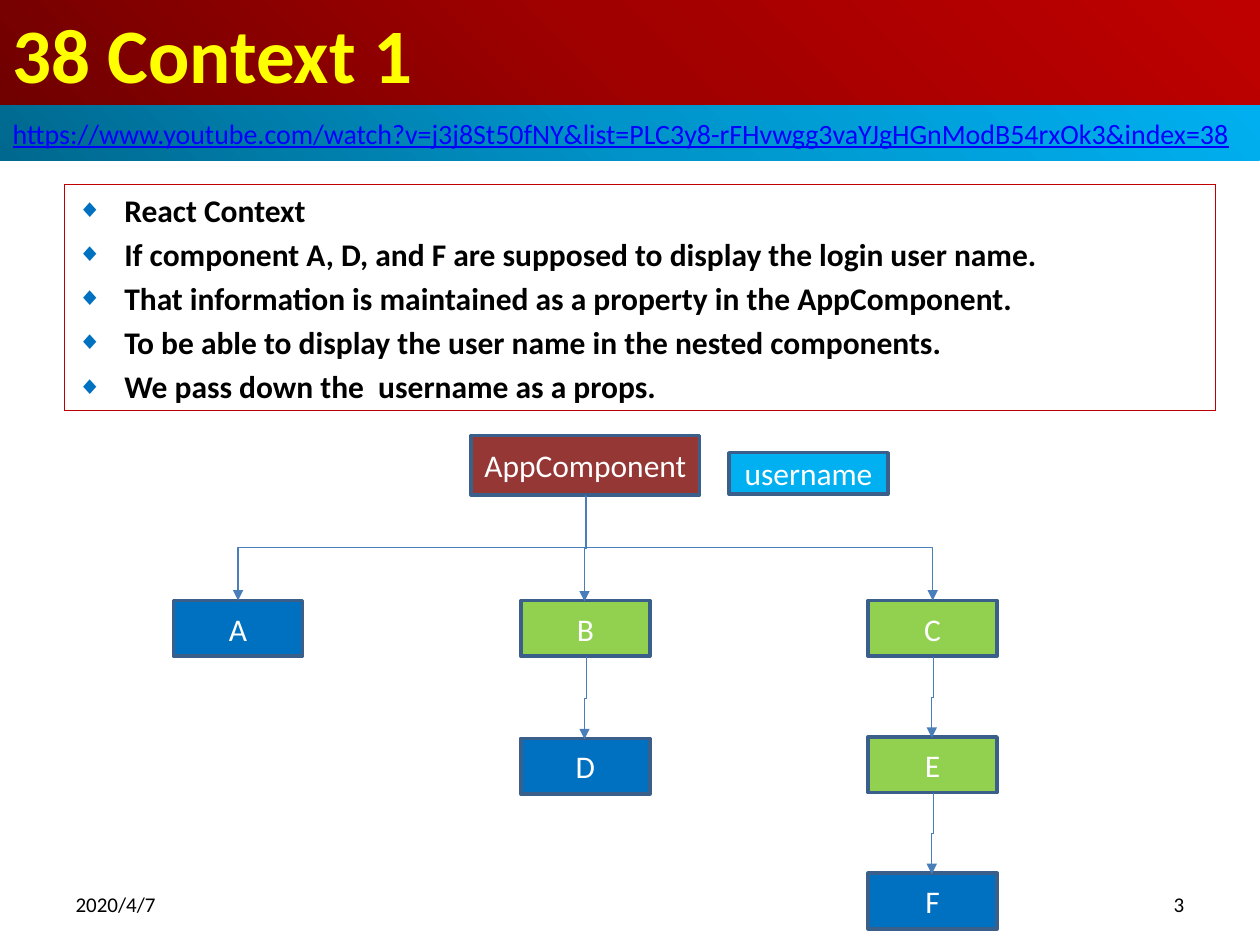
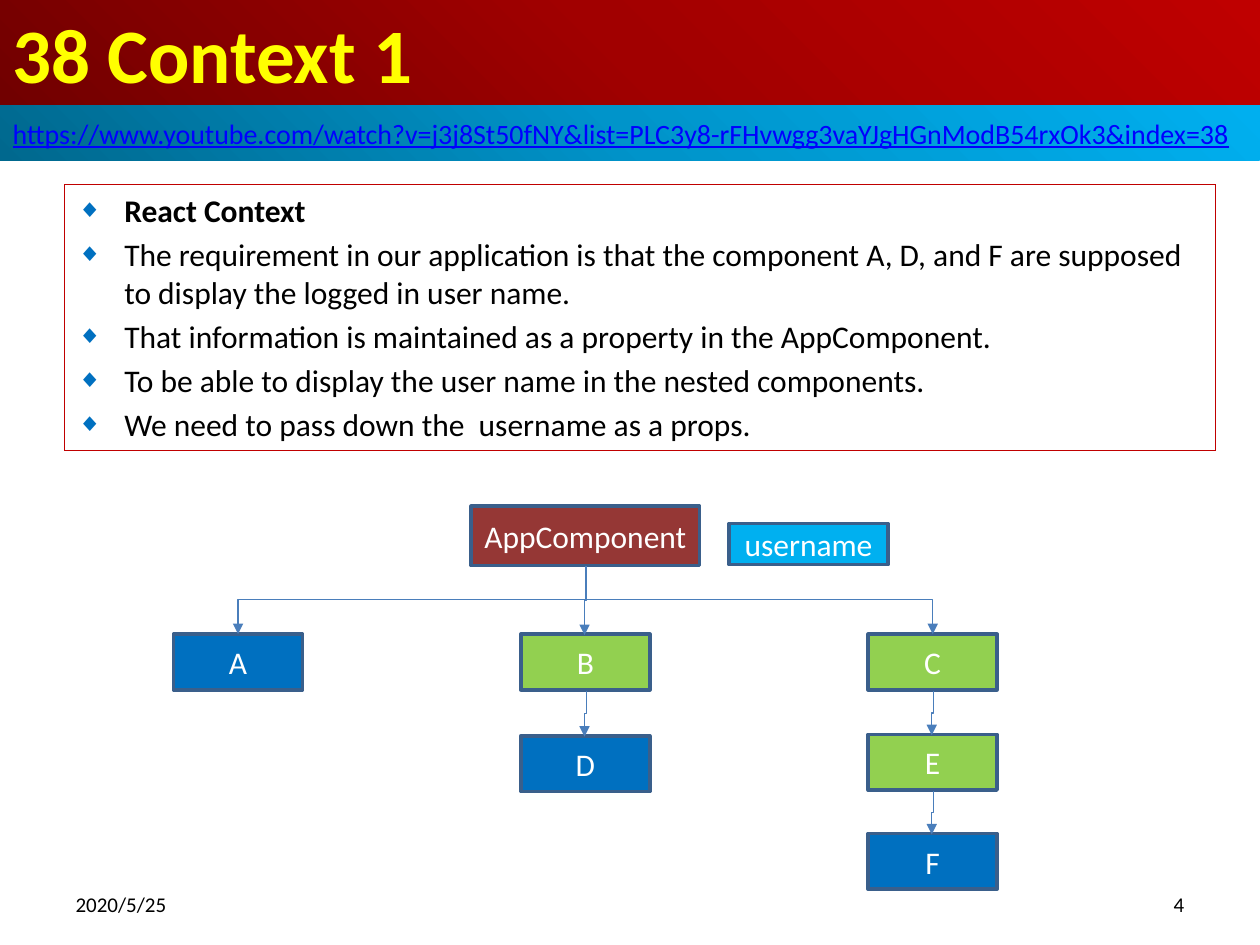
Before and after one commit to peterhchen/800-React-Hook, a slide deck: slide 4 of 38_Context1.pptx (slide 3 before the commit). Drawn at 1260x945 pixels with LibreOffice and Linux fonts; fonts in the diff are those of the drawing. Boxes give left, top, right and bottom in pixels: in the first picture for what was removed or moved away, otherwise in the second. Text is boxed around its words. In the diff, an @@ line names an element or a change of style, - is before the commit and + after.

Commit message:
WHy we need the context?

```diff
--- a/38_Context1.pptx
+++ b/38_Context1.pptx
@@ subtitle "React Context": place and size @@
-subtitle "React Context" at (64, 185, 1215, 411)
+subtitle "React Context" at (64, 185, 1215, 451)
@@ subtitle at (124, 244, 1181, 310): text changed; bold off @@
-◆ If component A, D, and F are supposed to display the login user name.
+◆ The requirement in our application is that the component A, D, and F are supposed to display the logged in user name.
@@ subtitle at (124, 326, 991, 397): bold off in "That information is maintained as a property ...", "To be able to display the user ..." @@
@@ subtitle at (124, 414, 750, 441): text changed; bold off @@
-◆ We pass down the username as a props.
+◆ We need to pass down the username as a props.
@@ rectangle "AppComponent": place and size @@
-rectangle "AppComponent" at (471, 436, 699, 495)
+rectangle "AppComponent" at (471, 507, 699, 566)
@@ rectangle "username": place and size @@
-rectangle "username" at (730, 452, 888, 494)
+rectangle "username" at (730, 523, 888, 564)
@@ elbow arrow moved from (586, 495) - (238, 601) to (586, 566) - (238, 634) @@
@@ elbow arrow moved from (586, 495) - (585, 601) to (586, 567) - (585, 635) @@
@@ elbow arrow moved from (586, 495) - (932, 601) to (586, 566) - (932, 634) @@
@@ 3 rectangles: place and size @@
-3 rectangles at (174, 601, 997, 656)
+3 rectangles at (174, 634, 997, 689)
@@ elbow arrow moved from (586, 658) - (585, 740) to (586, 690) - (585, 737) @@
@@ elbow arrow moved from (934, 658) - (931, 738) to (934, 690) - (931, 735) @@
@@ elbow arrow moved from (934, 794) - (931, 874) to (934, 791) - (931, 834) @@
@@ rectangle "F": place and size @@
-rectangle "F" at (868, 873, 997, 929)
+rectangle "F" at (868, 834, 997, 890)
@@ text at (76, 897, 167, 913): text changed @@
-2020/4/7
+2020/5/25
@@ page number at (1174, 898, 1185, 912): text changed @@
-3
+4
```
Also in this commit, not shown: 7 other slides changed, 3 slides added.
